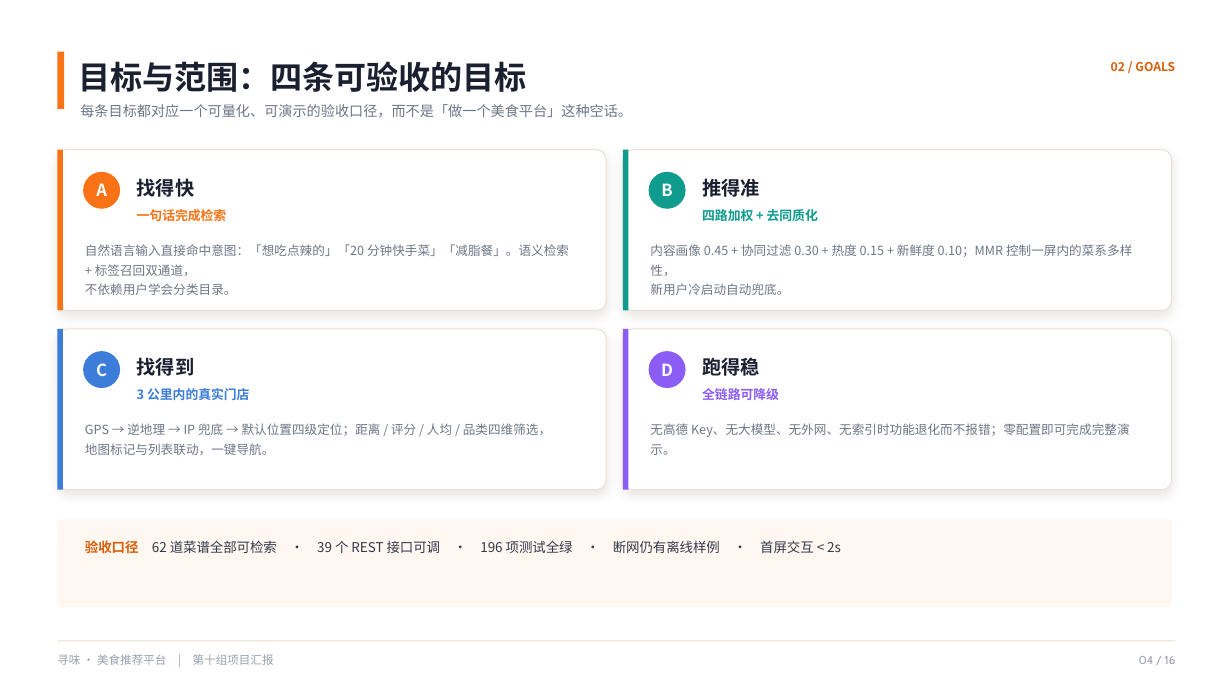
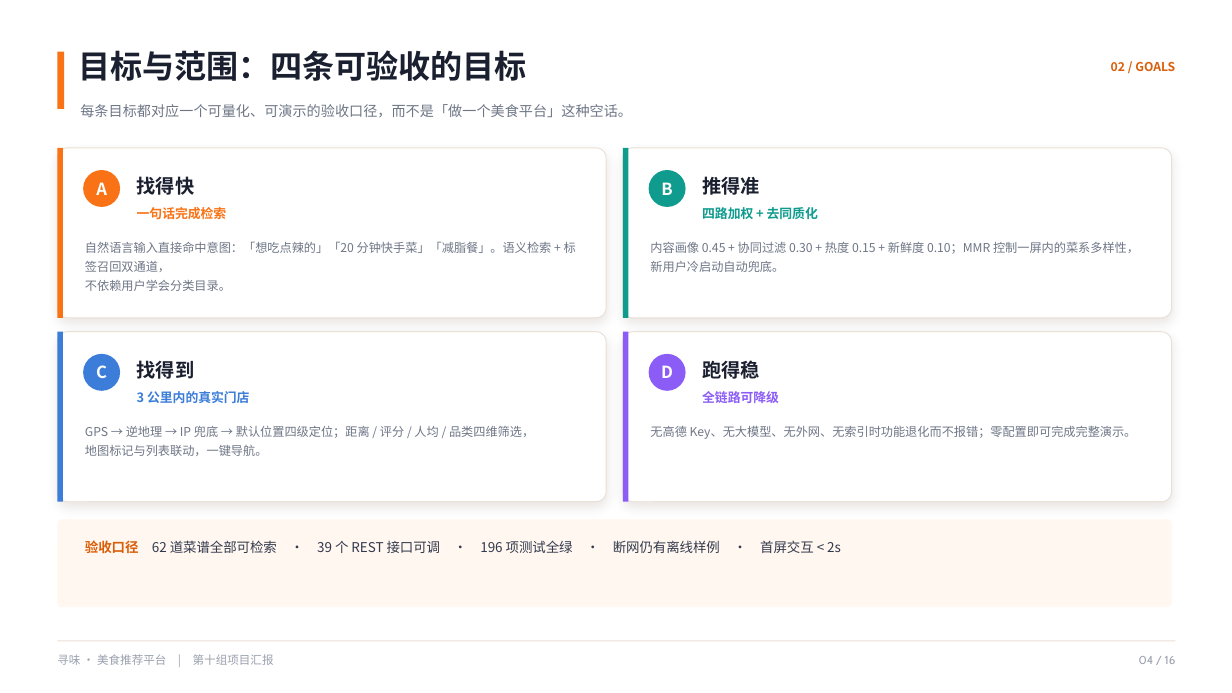
Before and after one commit to Drayee/foodrecommendationplatform, a slide deck: slide 4 of docs/寻味美食推荐平台-第十组-项目汇报.pptx. Drawn at 1232x693 pixels with LibreOffice and Linux fonts; fonts in the diff are those of the drawing. Boxes give left, top, right and bottom in pixels: in the first picture for what was removed or moved away, otherwise in the second. Text is boxed around its words. In the diff, an @@ line names an element or a change of style, - is before the commit and + after.

Commit message:
docs(ppt): 第十组项目汇报 PPT —— 版式微调与排版自检脚本
- 收紧页眉标题行距、加高目标页卡片，消除全部文本溢出
- 重排界面实拍页与两张表格，去除与底部说明条的重叠
- 新增 build_ppt/check_layout.py：用真实字体度量做溢出检测（0 告警）
- 新增 build_ppt/export_png.ps1：PowerPoint COM 导出逐页 PNG 供校验

```diff
--- a/docs/寻味美食推荐平台-第十组-项目汇报.pptx
+++ b/docs/寻味美食推荐平台-第十组-项目汇报.pptx
@@ text "目标与范围：四条可验收的目标" at [79,50,528,81]: line spacing 1.28 to 1.05 @@
@@ rounded rectangle: place and size @@
-rounded rectangle at [57,150,606,311]
+rounded rectangle at [57,148,606,318]
@@ rectangle: place and size @@
-rectangle at [57,150,63,311]
+rectangle at [57,148,63,318]
@@ rounded rectangle: place and size @@
-rounded rectangle at [623,150,1172,311]
+rounded rectangle at [623,148,1172,318]
@@ rectangle: place and size @@
-rectangle at [623,150,628,311]
+rectangle at [623,148,628,318]
@@ rounded rectangle: place and size @@
-rounded rectangle at [57,329,606,490]
+rounded rectangle at [57,332,606,502]
@@ rectangle: place and size @@
-rectangle at [57,329,63,490]
+rectangle at [57,332,63,502]
@@ shadow on in 4 elements at [57,148,606,318], [623,148,1172,318], [57,332,606,502], [623,332,1172,502] @@
@@ rounded rectangle: place and size @@
-rounded rectangle at [623,329,1172,490]
+rounded rectangle at [623,332,1172,502]
@@ rectangle: place and size @@
-rectangle at [623,329,628,490]
+rectangle at [623,332,628,502]
@@ size 9.8 to 9.5 pt in 4 elements at [85,241,576,291], [650,242,1139,272], [85,426,534,456], [650,426,1137,439] @@
```
Also in this commit, not shown: 13 other slides changed, 3 other files.
